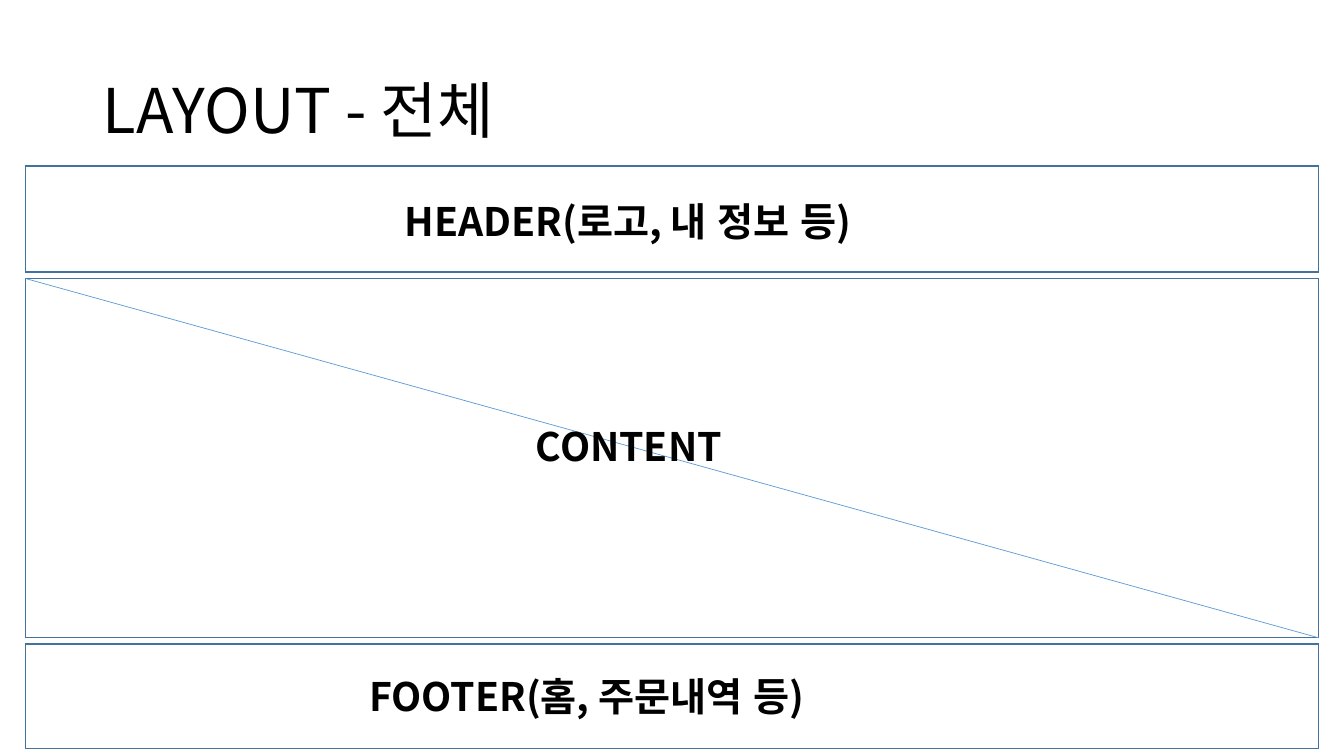
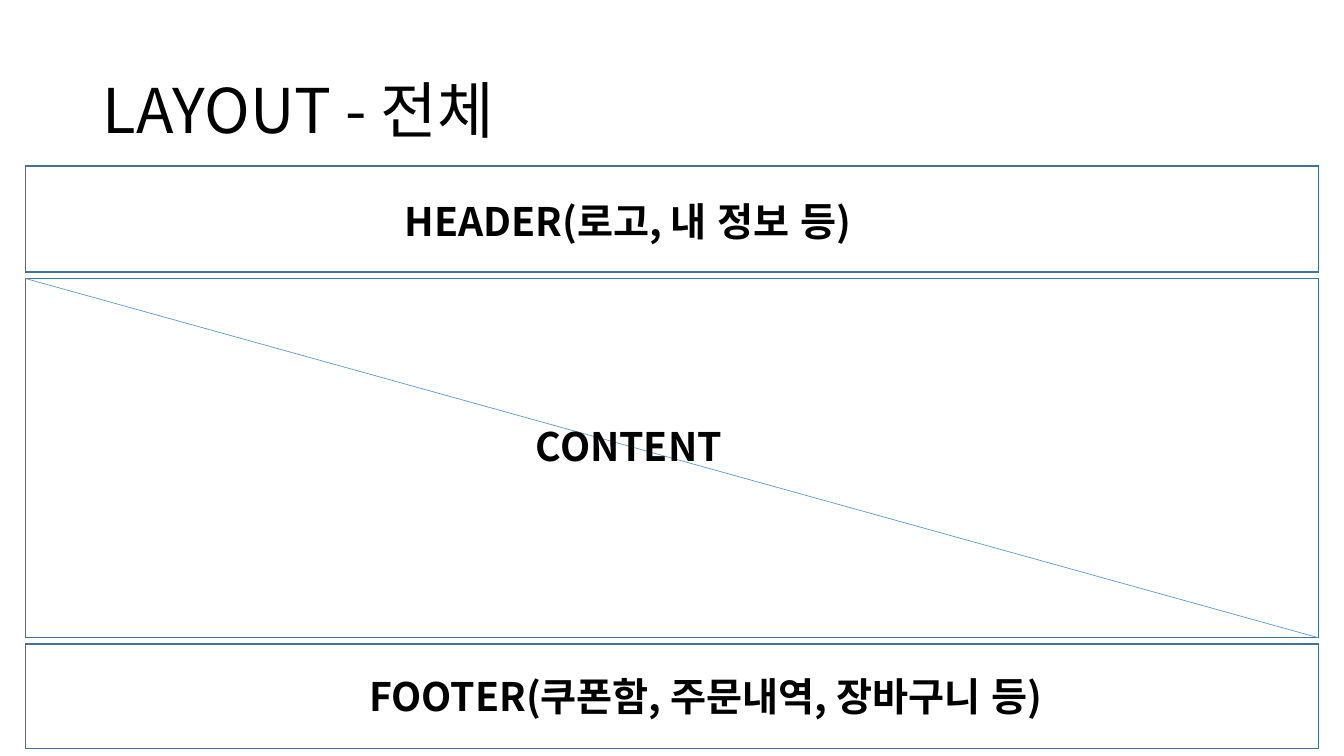
Before and after one commit to Camelllia/BaeminApplication, a slide deck: slide 8 of 202131205_김승진_실무게임프로그래밍_기획서.pptx (slide 7 before the commit). Drawn at 1344x756 pixels with LibreOffice and Linux fonts; fonts in the diff are those of the drawing. Boxes give left, top, right and bottom in pixels: in the first picture for what was removed or moved away, otherwise in the second. Text is boxed around its words. In the diff, an @@ line names an element or a change of style, - is before the commit and + after.

```diff
--- a/202131205_김승진_실무게임프로그래밍_기획서.pptx
+++ b/202131205_김승진_실무게임프로그래밍_기획서.pptx
@@ text at box(369, 678, 1042, 720): text changed @@
-FOOTER(홈, 주문내역 등)
+FOOTER(쿠폰함, 주문내역, 장바구니 등)
```
Also in this commit, not shown: 8 other slides changed, 5 slides added, 3 slides removed, 12 other files.
